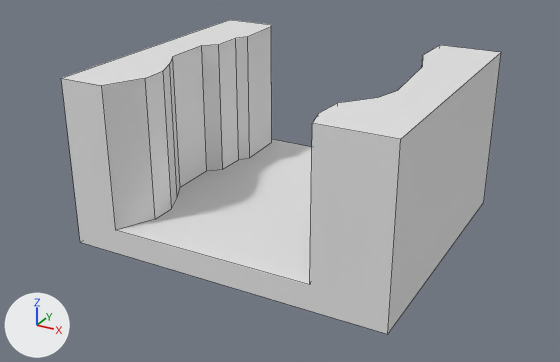
Before and after pictures for a commit that changed the Blender file Assets/Blender/Rocks/canal.blend.
Before and after are seen from a camera (50 mm lens) standing at (30.1, -57.2, 30.2) and looking at (-0.5, -1.5, 2.3). The lights are fixed; the arrows at lower left show +X, +Y and +Z. The first picture is the older version. Mesh edges are drawn as thin lines.

In view in the first picture: 'Canal'.
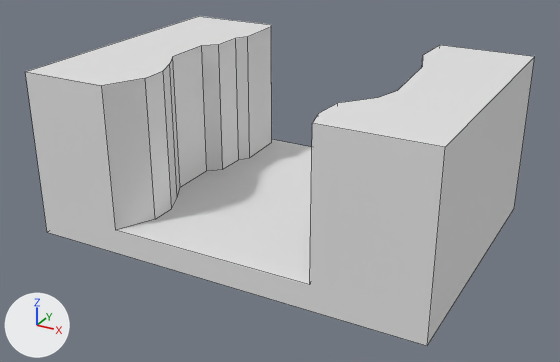
What changed in the scene script:
```text
Change me_cube_001:
    used by ob_canal; location = (0.0, 0.0, 0.0)
    before: 15 (-14.4, -12.7, -2.2) at pixel (80, 242), 16 (-14.4, -12.7, 12.7) at pixel (61, 78), 17 (-14.4, 12.7, -2.2), 18 (-14.4, 12.7, 12.7) at pixel (229, 19), 19 (14.4, -12.7, -2.2) at pixel (387, 334)
    before: 20 (14.4, -12.7, 12.7) at pixel (400, 139), 21 (14.4, 12.7, -2.2) at pixel (483, 202), 22 (14.4, 12.7, 12.7) at pixel (501, 52)
    remove me_cube_001.from_pydata(...)  # 46 vertices, 25 faces; spans x -14.4..14.4, y -12.7..12.7, z -2.2..12.7
    add me_cube_001.from_pydata(...)  # 46 vertices, 25 faces; spans x -18.4..17.4, y -12.7..12.7, z -2.2..12.7
    me_cube_001 part 1
    add for i in [*range(15, 19)]: me_cube_001.vertices[i].co += Vector((-3.9, 0.0, 0.0))
    add for i in [*range(19, 23)]: me_cube_001.vertices[i].co += Vector((2.9, 0.0, 0.0))
```

What differs and where, as boxes (x1, y1, x2, y2) in the pictures (560 x 362 px):
'Canal', reshaped (16% wider)
    before: (61, 20, 501, 334)
    after: (25, 16, 535, 346)
